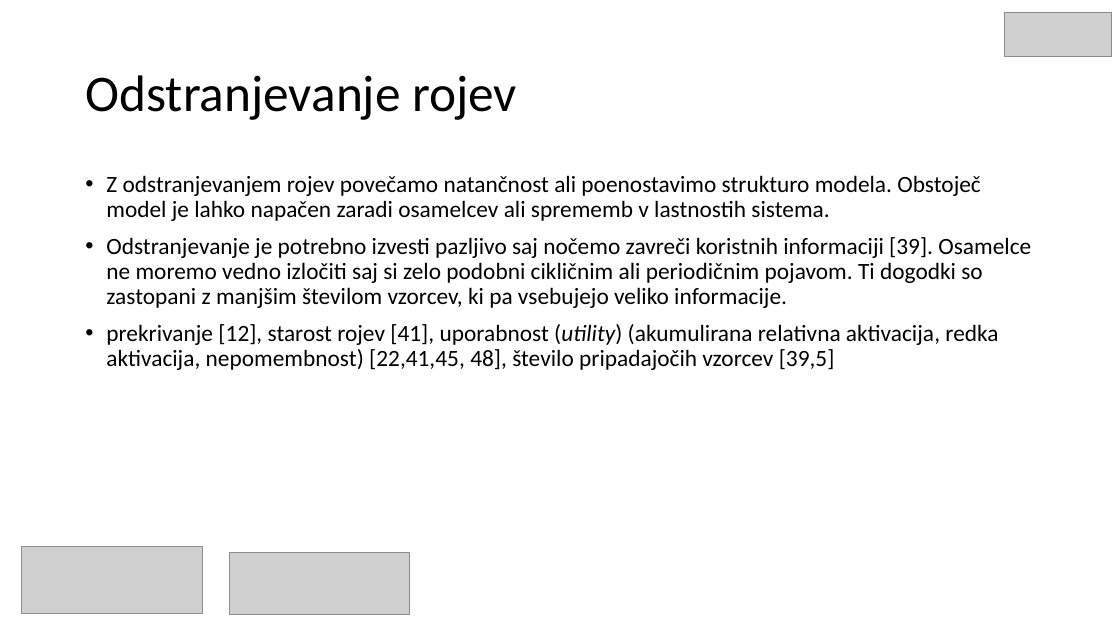
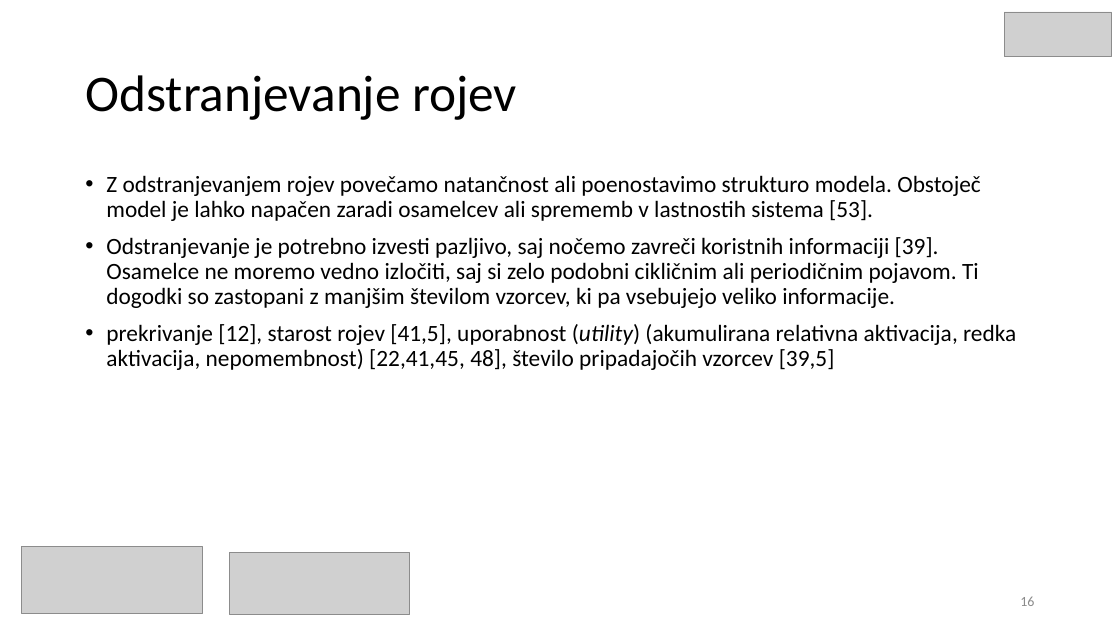
Before and after one commit to mihaozbot/Seminarska-1, a slide deck: slide 16 of Samo razvijajoci se sistemi_v3.pptx (slide 15 before the commit). Drawn at 1120x630 pixels with LibreOffice and Linux fonts; fonts in the diff are those of the drawing; grey boxes stand for pictures. Boxes give left, top, right and bottom in pixels: in the first picture for what was removed or moved away, otherwise in the second. Text is boxed around its words. In the diff, an @@ line names an element or a change of style, - is before the commit and + after.

```diff
--- a/Samo razvijajoci se sistemi_v3.pptx
+++ b/Samo razvijajoci se sistemi_v3.pptx
@@ text at (106,175,1016,370): text changed @@
-• Z odstranjevanjem rojev povečamo natančnost ali poenostavimo strukturo modela. Obstoječ model je lahko napačen zaradi osamelcev ali sprememb v lastnostih sistema.
-• Odstranjevanje je potrebno izvesti pazljivo saj nočemo zavreči koristnih informaciji [39]. Osamelce ne moremo vedno izločiti saj si zelo podobni cikličnim ali periodičnim pojavom. Ti dogodki so zastopani z manjšim številom vzorcev, ki pa vsebujejo veliko informacije.
-• prekrivanje [12], starost rojev [41], uporabnost (utility) (akumulirana relativna aktivacija, redka aktivacija, nepomembnost) [22,41,45, 48], število pripadajočih vzorcev [39,5]
+• Z odstranjevanjem rojev povečamo natančnost ali poenostavimo strukturo modela. Obstoječ model je lahko napačen zaradi osamelcev ali sprememb v lastnostih sistema [53].
+• Odstranjevanje je potrebno izvesti pazljivo, saj nočemo zavreči koristnih informaciji [39]. Osamelce ne moremo vedno izločiti, saj si zelo podobni cikličnim ali periodičnim pojavom. Ti dogodki so zastopani z manjšim številom vzorcev, ki pa vsebujejo veliko informacije.
+• prekrivanje [12], starost rojev [41,5], uporabnost (utility) (akumulirana relativna aktivacija, redka aktivacija, nepomembnost) [22,41,45, 48], število pripadajočih vzorcev [39,5]
@@ page number added at (1020,597,1034,606), 12 pt, text #8C8C8C @@
+16
```
Also in this commit, not shown: 16 other slides changed, 4 slides added, 1 slide removed, 21 other files.
